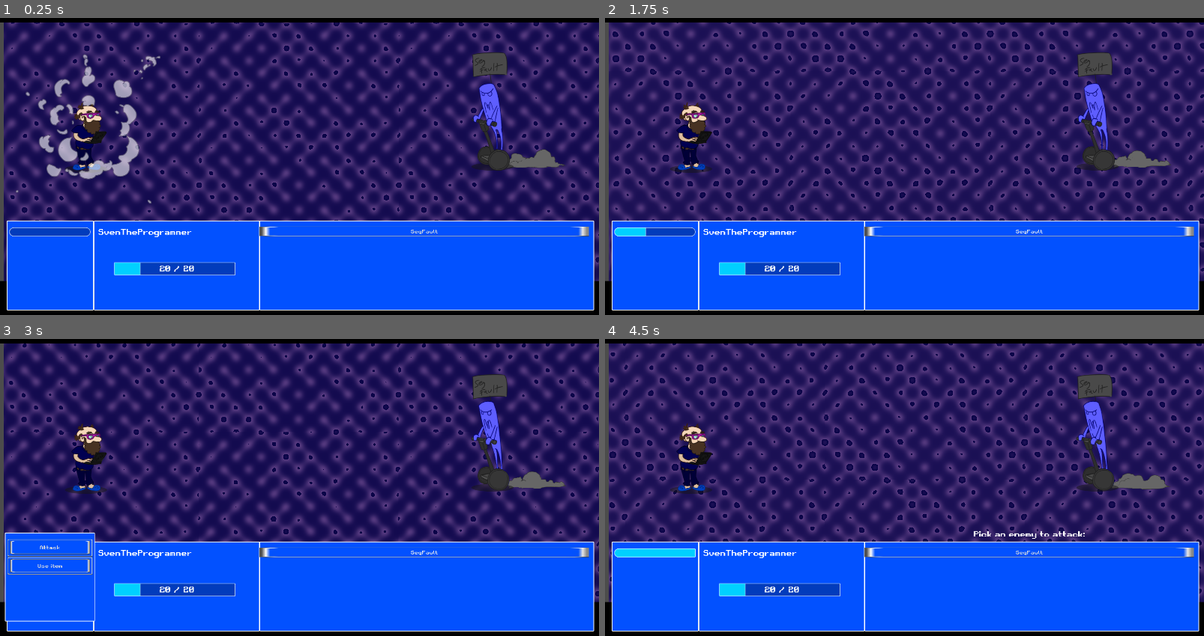
Above: before the commit, frames 1-4 (two rows, left to right).
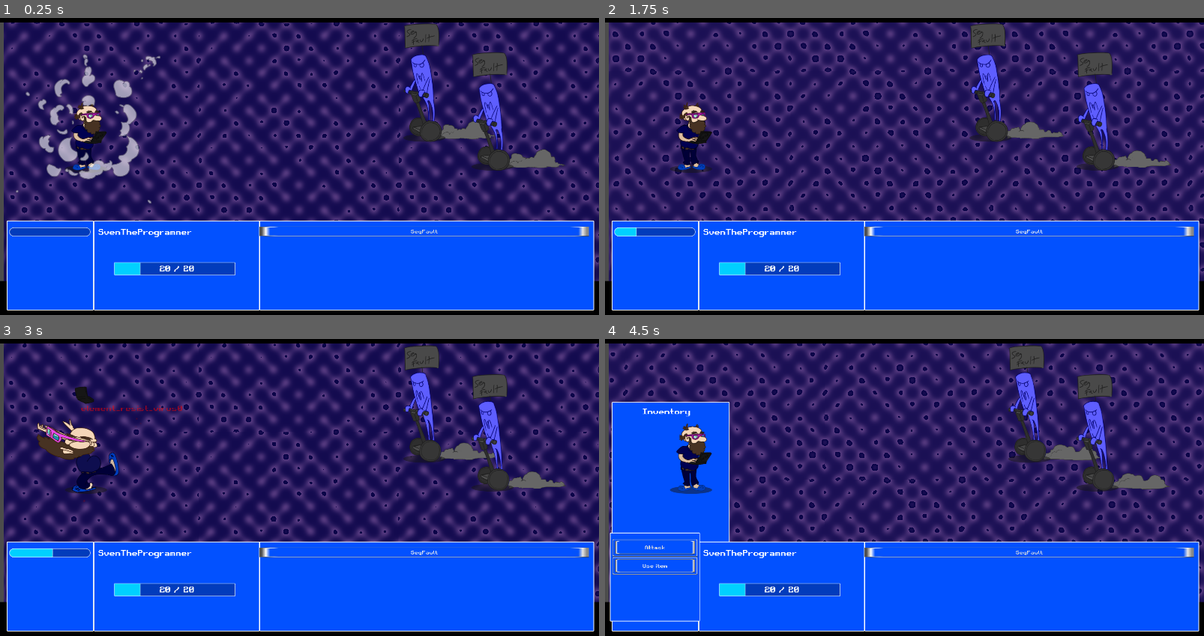
Above: after the commit, the same moments.

Repository: Alexander-Hjelm/bearded-programmer-sven
Game: Godot game, scene res://MainScene.tscn
Two runs of this game, one before a commit and one after it. Both use one fixed random seed, a clock stepped at 60 frames per second and the inputs below.
Inputs (mouse positions are in pixels of both pictures, inside the frame that each line leads up to):
- Up to frame 1 (0.25 s): no input
- Up to frame 2 (1.75 s): click "SegFault" at 0.5 s; click "SegFault" at 1.25 s
- Up to frame 3 (3 s): click "SegFault" at 2 s
- Up to frame 4 (4.5 s): click (652, 546) at 3.5 s, where only the run before the commit has a clickable "Attack"; click (652, 564) at 4.25 s, where only the run after the commit has a clickable "Use item"

The runs differ from the first frame. In frame 1, 1.7% of the frame differs, in the area x 67-83%, y 1-42%; in frame 2, 1.8%; in frame 3, 4.8%; in frame 4, 12%, in the area x 0-83%, y 2-96%.

Commit message:
Test encounter with multiple enemies

Diff:
--- a/Scenes/UI/HUD.tscn
+++ b/Scenes/UI/HUD.tscn
@@ -228,6 +228,7 @@
 percent_visible = false
 
 [node name="BadGuyPanel" type="Panel" parent="."]
+editor/display_folded = true
 margin_left = 832.0
 margin_top = 736.0
 margin_right = 1904.0
@@ -304,6 +305,7 @@
 align = 1
 
 [node name="InputPopUpMenu" type="Control" parent="."]
+editor/display_folded = true
 visible = false
 margin_left = 16.0
 margin_top = 707.0
--- a/Script/combat_manager.gd
+++ b/Script/combat_manager.gd
@@ -74,10 +74,10 @@
 
 	# Set root position of the character node
 	if team == 0:
-		get_node("/root/MainScene/Team0StartPos").add_child(character_node)
+		get_node("/root/MainScene/Team0StartPos/Pos1").add_child(character_node)
 		HUD.set_player_names(character_node.get_name())
 	elif team == 1:
-		get_node("/root/MainScene/Team1StartPos").add_child(character_node)
+		get_node("/root/MainScene/Team1StartPos/Pos" + str(len(_characters_by_team[1]))).add_child(character_node)
 		HUD.set_enemy_name(len(_characters_by_team)-1, character_node.get_name())
 		current_monster_name = character_node.get_name()
 
--- a/Script/game_manager.gd
+++ b/Script/game_manager.gd
@@ -10,7 +10,8 @@
 
 # All possible combat encounters that will play out, in order
 var _combat_encounters: Array = [
-	[character_database.characters["Segfault"]],
+	[character_database.characters["Segfault"],
+		character_database.characters["Segfault"]],
 	[character_database.characters["Stack Overflow"]],
 	[character_database.characters["Blue Screen of Death"]],
 	[character_database.characters["Godot Boss"]]
